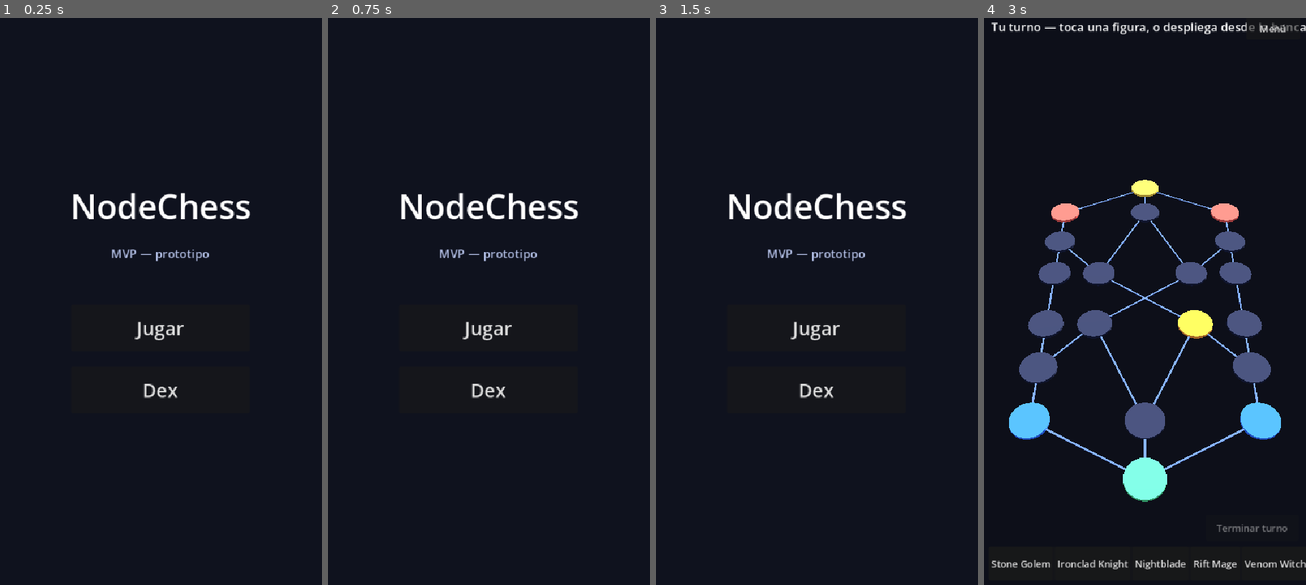
Above: before the commit, frames 1-4 (left to right).
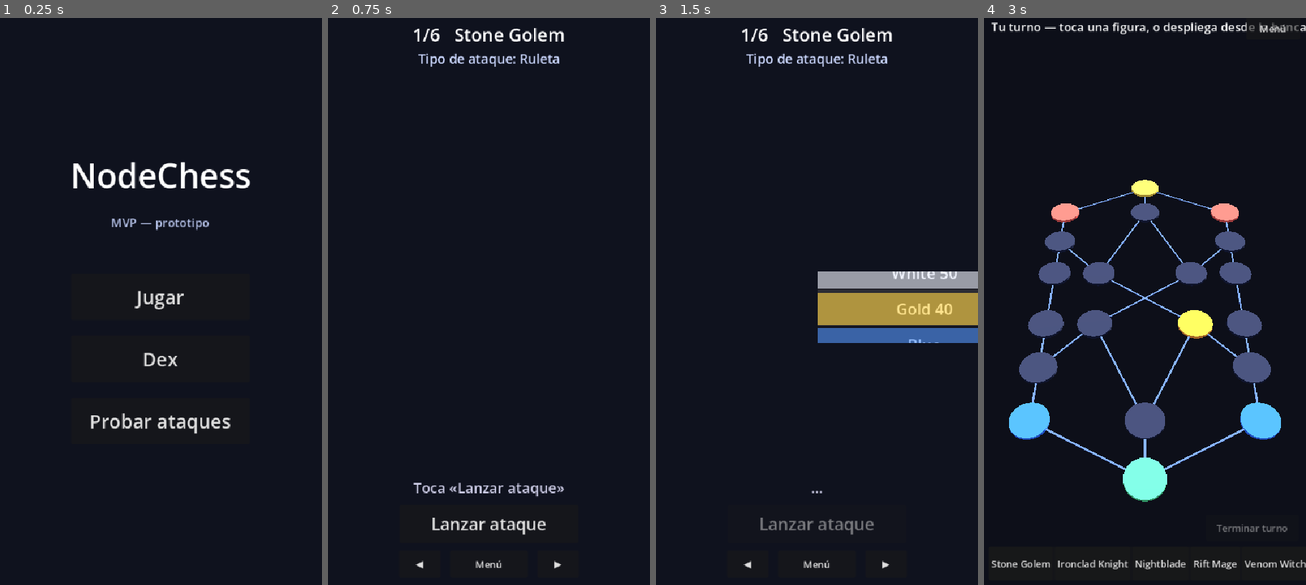
Above: after the commit, the same moments.

Repository: GStyleM562/NodeChess
Game: Godot game, scene res://scenes/main_menu.tscn
The game is run twice, just before and just after one commit, with the same random seed, the same clock (stepped at 60 frames per second) and the same inputs.
Inputs (mouse positions are in pixels of both pictures, inside the frame that each line leads up to):
- Up to frame 1 (0.25 s): no input
- Up to frame 2 (0.75 s): click (489, 420) at 0.5 s, where only the run after the commit has a clickable "Probar ataques"
- Up to frame 3 (1.5 s): click (817, 522) at 1.25 s, where only the run after the commit has a clickable "Lanzar ataque"
- Up to frame 4 (3 s): click (1145, 562) at 2 s, where only the run after the commit has a clickable "Menú"; click "Jugar" at 2.75 s

The runs differ from the first frame. In frame 1, 4.0% of the frame differs, in the area x 22-78%, y 25-74%; in frame 2, 3.5%; in frame 3, 9.0%, in the area x 22-100%, y 1-98%; in frame 4, nothing differs.

Commit message:
Attack Tester (menu button 'Probar ataques'): per-type presentations — coin flip, die roll, two dice (2d6), and slot reel — using each figure's real attack pool

Diff:
--- /dev/null
+++ b/game/scenes/attack_tester.tscn
@@ -0,0 +1,10 @@
+[gd_scene load_steps=2 format=3]
+
+[ext_resource type="Script" path="res://scripts/AttackTester.gd" id="1_tester"]
+
+[node name="AttackTester" type="Control"]
+layout_mode = 3
+anchors_preset = 15
+anchor_right = 1.0
+anchor_bottom = 1.0
+script = ExtResource("1_tester")
--- /dev/null
+++ b/game/scripts/AttackTester.gd
@@ -0,0 +1,291 @@
+extends Control
+## Attack Tester — activate a single figure's attack to test its presentation per
+## TYPE: Moneda (coin flip), Dado (die roll), Suma 2d6 (two dice), Ruleta (slot
+## machine reel). Uses each figure's REAL attack pool, so you verify the visuals
+## and the outcomes match the figure.
+
+var _index := 0
+var _stage: Control
+var _name_label: Label
+var _type_label: Label
+var _result_label: Label
+var _launch_btn: Button
+var _busy := false
+
+func _ready() -> void:
+	DisplayServer.screen_set_orientation(DisplayServer.SCREEN_PORTRAIT)
+	set_anchors_preset(Control.PRESET_FULL_RECT)
+	var bg := ColorRect.new()
+	bg.color = Color(0.06, 0.07, 0.12)
+	bg.set_anchors_preset(Control.PRESET_FULL_RECT)
+	add_child(bg)
+
+	var top := VBoxContainer.new()
+	top.set_anchors_preset(Control.PRESET_TOP_WIDE)
+	top.offset_top = 16
+	top.offset_left = 12
+	top.offset_right = -12
+	add_child(top)
+	_name_label = Label.new()
+	_name_label.add_theme_font_size_override("font_size", 30)
+	_name_label.horizontal_alignment = HORIZONTAL_ALIGNMENT_CENTER
+	top.add_child(_name_label)
+	_type_label = Label.new()
+	_type_label.add_theme_font_size_override("font_size", 22)
+	_type_label.modulate = Color(0.8, 0.85, 1.0)
+	_type_label.horizontal_alignment = HORIZONTAL_ALIGNMENT_CENTER
+	top.add_child(_type_label)
+
+	_stage = Control.new()
+	_stage.set_anchors_preset(Control.PRESET_FULL_RECT)
+	_stage.offset_top = 120
+	_stage.offset_bottom = -210
+	add_child(_stage)
+
+	var bottom := VBoxContainer.new()
+	bottom.set_anchors_preset(Control.PRESET_BOTTOM_WIDE)
+	bottom.offset_top = -200
+	bottom.offset_bottom = -12
+	bottom.offset_left = 12
+	bottom.offset_right = -12
+	bottom.alignment = BoxContainer.ALIGNMENT_END
+	bottom.add_theme_constant_override("separation", 12)
+	add_child(bottom)
+
+	_result_label = Label.new()
+	_result_label.add_theme_font_size_override("font_size", 24)
+	_result_label.horizontal_alignment = HORIZONTAL_ALIGNMENT_CENTER
+	_result_label.autowrap_mode = TextServer.AUTOWRAP_WORD_SMART
+	bottom.add_child(_result_label)
+
+	_launch_btn = Button.new()
+	_launch_btn.text = "Lanzar ataque"
+	_launch_btn.custom_minimum_size = Vector2(300, 64)
+	_launch_btn.add_theme_font_size_override("font_size", 28)
+	_launch_btn.pressed.connect(_on_launch)
+	bottom.add_child(_center(_launch_btn))
+
+	var nav := HBoxContainer.new()
+	nav.alignment = BoxContainer.ALIGNMENT_CENTER
+	nav.add_theme_constant_override("separation", 16)
+	var prev := Button.new()
+	prev.text = "◀"
+	prev.custom_minimum_size = Vector2(70, 46)
+	prev.pressed.connect(func(): _switch(-1))
+	nav.add_child(prev)
+	var menu := Button.new()
+	menu.text = "Menú"
+	menu.custom_minimum_size = Vector2(130, 46)
+	menu.pressed.connect(func(): get_tree().change_scene_to_file("res://scenes/main_menu.tscn"))
+	nav.add_child(menu)
+	var nxt := Button.new()
+	nxt.text = "▶"
+	nxt.custom_minimum_size = Vector2(70, 46)
+	nxt.pressed.connect(func(): _switch(1))
+	nav.add_child(nxt)
+	bottom.add_child(nav)
+
+	_refresh()
+
+func _center(c: Control) -> CenterContainer:
+	var cc := CenterContainer.new()
+	cc.add_child(c)
+	return cc
+
+func _refresh() -> void:
+	var d: Dictionary = Roster.FIGURES[_index]
+	_name_label.text = "%d/%d   %s" % [_index + 1, Roster.FIGURES.size(), d["name"]]
+	_type_label.text = "Tipo de ataque: " + String(d.get("type", "?"))
+	_result_label.text = "Toca «Lanzar ataque»"
+	_result_label.modulate = Color(0.8, 0.8, 0.9)
+	_clear_stage()
+
+func _switch(dir: int) -> void:
+	if _busy:
+		return
+	_index = wrapi(_index + dir, 0, Roster.FIGURES.size())
+	_refresh()
+
+func _on_launch() -> void:
+	if _busy:
+		return
+	_busy = true
+	_launch_btn.disabled = true
+	_result_label.text = "…"
+	var d: Dictionary = Roster.FIGURES[_index]
+	var result: Dictionary = Combat.roll(d["attack"])
+	await _present(String(d.get("type", "")), d["attack"], result)
+	var extra := "   [" + String(result["fx"]) + "]" if result.has("fx") else ""
+	_result_label.text = "Resultado: " + Combat.label(result) + extra
+	_result_label.modulate = Combat.color_of(result).lightened(0.2)
+	_busy = false
+	_launch_btn.disabled = false
+
+func _present(type: String, pool: Array, result: Dictionary) -> void:
+	_clear_stage()
+	match type:
+		"Moneda":
+			await _coin(pool, result)
+		"Dado (D6)":
+			await _die(pool, result)
+		"Suma 2d6":
+			await _dice2(pool, result)
+		_:
+			await _reel(pool, result)
+
+func _clear_stage() -> void:
+	for c in _stage.get_children():
+		c.queue_free()
+
+# --------------------------------------------------------------- shapes
+func _mk_shape(seg: Dictionary, size: int, circle: bool) -> Panel:
+	var p := Panel.new()
+	p.custom_minimum_size = Vector2(size, size)
+	p.size = Vector2(size, size)
+	var lbl := Label.new()
+	lbl.name = "lbl"
+	lbl.set_anchors_preset(Control.PRESET_FULL_RECT)
+	lbl.horizontal_alignment = HORIZONTAL_ALIGNMENT_CENTER
+	lbl.vertical_alignment = VERTICAL_ALIGNMENT_CENTER
+	lbl.add_theme_font_size_override("font_size", 22)
+	p.add_child(lbl)
+	_set_shape(p, seg, circle)
+	return p
+
+func _set_shape(p: Panel, seg: Dictionary, circle: bool) -> void:
+	var col := Combat.color_of(seg)
+	var sb := StyleBoxFlat.new()
+	sb.bg_color = col.darkened(0.3)
+	var r := int(p.custom_minimum_size.x * 0.5) if circle else 16
+	sb.corner_radius_top_left = r
+	sb.corner_radius_top_right = r
+	sb.corner_radius_bottom_left = r
+	sb.corner_radius_bottom_right = r
+	sb.border_width_left = 4
+	sb.border_width_right = 4
+	sb.border_width_top = 4
+	sb.border_width_bottom = 4
+	sb.border_color = col.lightened(0.4)
+	p.add_theme_stylebox_override("panel", sb)
+	var lbl := p.get_node_or_null("lbl")
+	if lbl:
+		(lbl as Label).text = Combat.label(seg)
+		(lbl as Label).modulate = col.lightened(0.45)
+
+# --------------------------------------------------------------- coin
+func _coin(pool: Array, result: Dictionary) -> void:
+	var coin := _mk_shape(result, 160, true)
+	coin.set_anchors_preset(Control.PRESET_CENTER)
+	_stage.add_child(coin)
+	await get_tree().process_frame
+	coin.pivot_offset = coin.size * 0.5
+	for i in 8:
+		await _flip(coin, pool[randi() % pool.size()], true, 0.07)
+	await _flip(coin, result, true, 0.13)
+
+func _flip(shape: Panel, seg: Dictionary, circle: bool, t: float) -> void:
+	var t1 := create_tween()
+	t1.tween_property(shape, "scale:y", 0.06, t)
+	await t1.finished
+	_set_shape(shape, seg, circle)
+	var t2 := create_tween()
+	t2.tween_property(shape, "scale:y", 1.0, t)
+	await t2.finished
+
+# --------------------------------------------------------------- die
+func _die(pool: Array, result: Dictionary) -> void:
+	var die := _mk_shape(result, 160, false)
+	die.set_anchors_preset(Control.PRESET_CENTER)
+	_stage.add_child(die)
+	await get_tree().process_frame
+	die.pivot_offset = die.size * 0.5
+	for i in 11:
+		_set_shape(die, pool[randi() % pool.size()], false)
+		var tw := create_tween()
+		tw.tween_property(die, "rotation", randf_range(-0.28, 0.28), 0.06)
+		await tw.finished
+	_set_shape(die, result, false)
+	var land := create_tween().set_ease(Tween.EASE_OUT).set_trans(Tween.TRANS_BACK)
+	land.tween_property(die, "rotation", 0.0, 0.28)
+	await land.finished
+
+# --------------------------------------------------------------- two dice
+func _dice2(pool: Array, result: Dictionary) -> void:
+	var hb := HBoxContainer.new()
+	hb.set_anchors_preset(Control.PRESET_CENTER)
+	hb.add_theme_constant_override("separation", 26)
+	_stage.add_child(hb)
+	var d1 := _mk_shape(result, 120, false)
+	var d2 := _mk_shape(result, 120, false)
+	hb.add_child(d1)
+	hb.add_child(d2)
+	await get_tree().process_frame
+	d1.pivot_offset = d1.size * 0.5
+	d2.pivot_offset = d2.size * 0.5
+	for i in 11:
+		_set_shape(d1, pool[randi() % pool.size()], false)
+		_set_shape(d2, pool[randi() % pool.size()], false)
+		var tw := create_tween().set_parallel(true)
+		tw.tween_property(d1, "rotation", randf_range(-0.28, 0.28), 0.06)
+		tw.tween_property(d2, "rotation", randf_range(-0.28, 0.28), 0.06)
+		await tw.finished
+	_set_shape(d1, result, false)
+	_set_shape(d2, result, false)
+	var land := create_tween().set_parallel(true).set_ease(Tween.EASE_OUT).set_trans(Tween.TRANS_BACK)
+	land.tween_property(d1, "rotation", 0.0, 0.28)
+	land.tween_property(d2, "rotation", 0.0, 0.28)
+	await land.finished
+
+# --------------------------------------------------------------- slot reel
+func _reel(pool: Array, result: Dictionary) -> void:
+	var cell := 60
+	var win := Control.new()
+	win.custom_minimum_size = Vector2(360, 120)
+	win.size = Vector2(360, 120)
+	win.set_anchors_preset(Control.PRESET_CENTER)
+	win.clip_contents = true
+	_stage.add_child(win)
+	var back := ColorRect.new()
+	back.color = Color(0.08, 0.08, 0.11)
+	back.set_anchors_preset(Control.PRESET_FULL_RECT)
+	win.add_child(back)
+	var strip := Control.new()
+	win.add_child(strip)
+	var line := ColorRect.new()
+	line.color = Color(1, 1, 1, 0.10)
+	line.position = Vector2(0, 120 * 0.5 - cell * 0.5)
+	line.size = Vector2(360, cell)
+	line.mouse_filter = Control.MOUSE_FILTER_IGNORE
+	win.add_child(line)
+	var n := 22
+	var ridx := 19
+	for i in n:
+		var seg: Dictionary = result if i == ridx else pool[randi() % pool.size()]
+		strip.add_child(_mk_cell(seg, i * cell, 360))
+	var center_y := 120 * 0.5 - cell * 0.5
+	strip.position.y = center_y
+	var final_y := center_y - ridx * cell
+	var tw := create_tween().set_trans(Tween.TRANS_QUART).set_ease(Tween.EASE_OUT)
+	tw.tween_property(strip, "position:y", final_y, 1.7)
+	await tw.finished
+
+func _mk_cell(seg: Dictionary, y: float, width: int) -> Control:
+	var cell := Control.new()
+	cell.position = Vector2(0, y)
+	cell.size = Vector2(width, 60)
+	var col := Combat.color_of(seg)
+	var rect := ColorRect.new()
+	rect.color = col.darkened(0.35)
+	rect.set_anchors_preset(Control.PRESET_FULL_RECT)
+	rect.offset_top = 3
+	rect.offset_bottom = -3
+	cell.add_child(rect)
+	var lbl := Label.new()
+	lbl.set_anchors_preset(Control.PRESET_FULL_RECT)
+	lbl.horizontal_alignment = HORIZONTAL_ALIGNMENT_CENTER
+	lbl.vertical_alignment = VERTICAL_ALIGNMENT_CENTER
+	lbl.add_theme_font_size_override("font_size", 26)
+	lbl.text = Combat.label(seg)
+	lbl.modulate = col.lightened(0.35)
+	cell.add_child(lbl)
+	return cell
--- a/game/scripts/MainMenu.gd
+++ b/game/scripts/MainMenu.gd
@@ -35,6 +35,7 @@
 	vb.add_child(_spacer(20))
 	vb.add_child(_menu_button("Jugar", func(): get_tree().change_scene_to_file("res://scenes/board.tscn")))
 	vb.add_child(_menu_button("Dex", func(): get_tree().change_scene_to_file("res://scenes/dex.tscn")))
+	vb.add_child(_menu_button("Probar ataques", func(): get_tree().change_scene_to_file("res://scenes/attack_tester.tscn")))
 
 func _menu_button(text: String, cb: Callable) -> CenterContainer:
 	var b := Button.new()
--- /dev/null
+++ b/game/tools/test_attackfx.gd
@@ -0,0 +1,14 @@
+extends SceneTree
+## Smoke test: run each attack-type presentation once, headless.
+## Run: Godot --headless --path game --script res://tools/test_attackfx.gd
+
+func _initialize() -> void:
+	var t = load("res://scripts/AttackTester.gd").new()
+	get_root().add_child(t)
+	await create_timer(0.1).timeout
+	var pool := [{"col": "white", "pow": 80}, {"col": "purple", "stars": 2, "fx": "Miedo"}, {"col": "blue"}, {"col": "red"}, {"col": "gold", "pow": 40}]
+	for ty in ["Moneda", "Dado (D6)", "Suma 2d6", "Ruleta"]:
+		var res: Dictionary = pool[randi() % pool.size()]
+		await t._present(ty, pool, res)
+		print("FX_OK ", ty)
+	quit()
Not shown, added: game/scripts/AttackTester.gd.uid
Not shown, added: game/tools/test_attackfx.gd.uid
